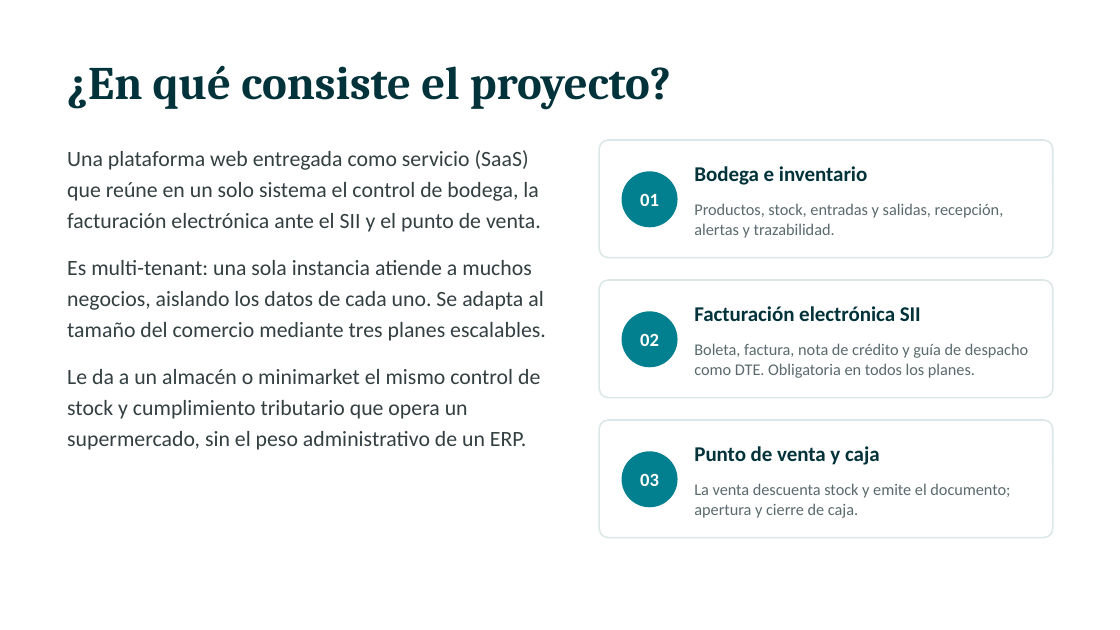
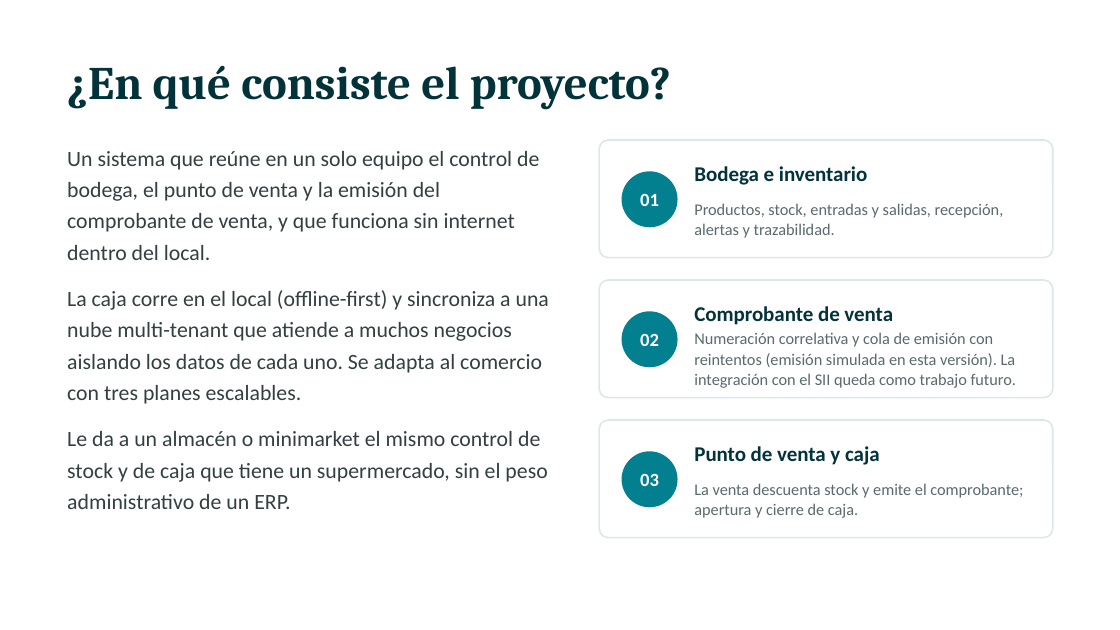
Before and after one commit to Chazito/Walkan, a slide deck: slide 2 of Fase 1/Evidencias Grupales/Proyecto_APT_Presentacion.pptx. Drawn at 1120x630 pixels with LibreOffice and Linux fonts; fonts in the diff are those of the drawing. Boxes give left, top, right and bottom in pixels: in the first picture for what was removed or moved away, otherwise in the second. Text is boxed around its words. In the diff, an @@ line names an element or a change of style, - is before the commit and + after.

Commit message:
Actualizacion de los documentos
Los documentos como informe y presentacion fueron actualizado segun los cambios y actualizaciones que se conversaron en clases

```diff
--- a/Fase 1/Evidencias Grupales/Proyecto_APT_Presentacion.pptx
+++ b/Fase 1/Evidencias Grupales/Proyecto_APT_Presentacion.pptx
@@ text at [67,151,549,509]: text changed @@
-Una plataforma web entregada como servicio (SaaS) que reúne en un solo sistema el control de bodega, la facturación electrónica ante el SII y el punto de venta.
-Es multi-tenant: una sola instancia atiende a muchos negocios, aislando los datos de cada uno. Se adapta al tamaño del comercio mediante tres planes escalables.
-Le da a un almacén o minimarket el mismo control de stock y cumplimiento tributario que opera un supermercado, sin el peso administrativo de un ERP.
+Un sistema que reúne en un solo equipo el control de bodega, el punto de venta y la emisión del comprobante de venta, y que funciona sin internet dentro del local.
+La caja corre en el local (offline-first) y sincroniza a una nube multi-tenant que atiende a muchos negocios aislando los datos de cada uno. Se adapta al comercio con tres planes escalables.
+Le da a un almacén o minimarket el mismo control de stock y de caja que tiene un supermercado, sin el peso administrativo de un ERP.
@@ text at [694,306,893,325]: text changed @@
-Facturación electrónica SII
+Comprobante de venta
@@ text at [694,332,1016,388]: text changed @@
-Boleta, factura, nota de crédito y guía de despacho como DTE. Obligatoria en todos los planes.
+Numeración correlativa y cola de emisión con reintentos (emisión simulada en esta versión). La integración con el SII queda como trabajo futuro.
@@ text at [694,483,1023,518]: text changed @@
-La venta descuenta stock y emite el documento; apertura y cierre de caja.
+La venta descuenta stock y emite el comprobante; apertura y cierre de caja.
```
Also in this commit, not shown: 3 other slides changed, 7 other files.
